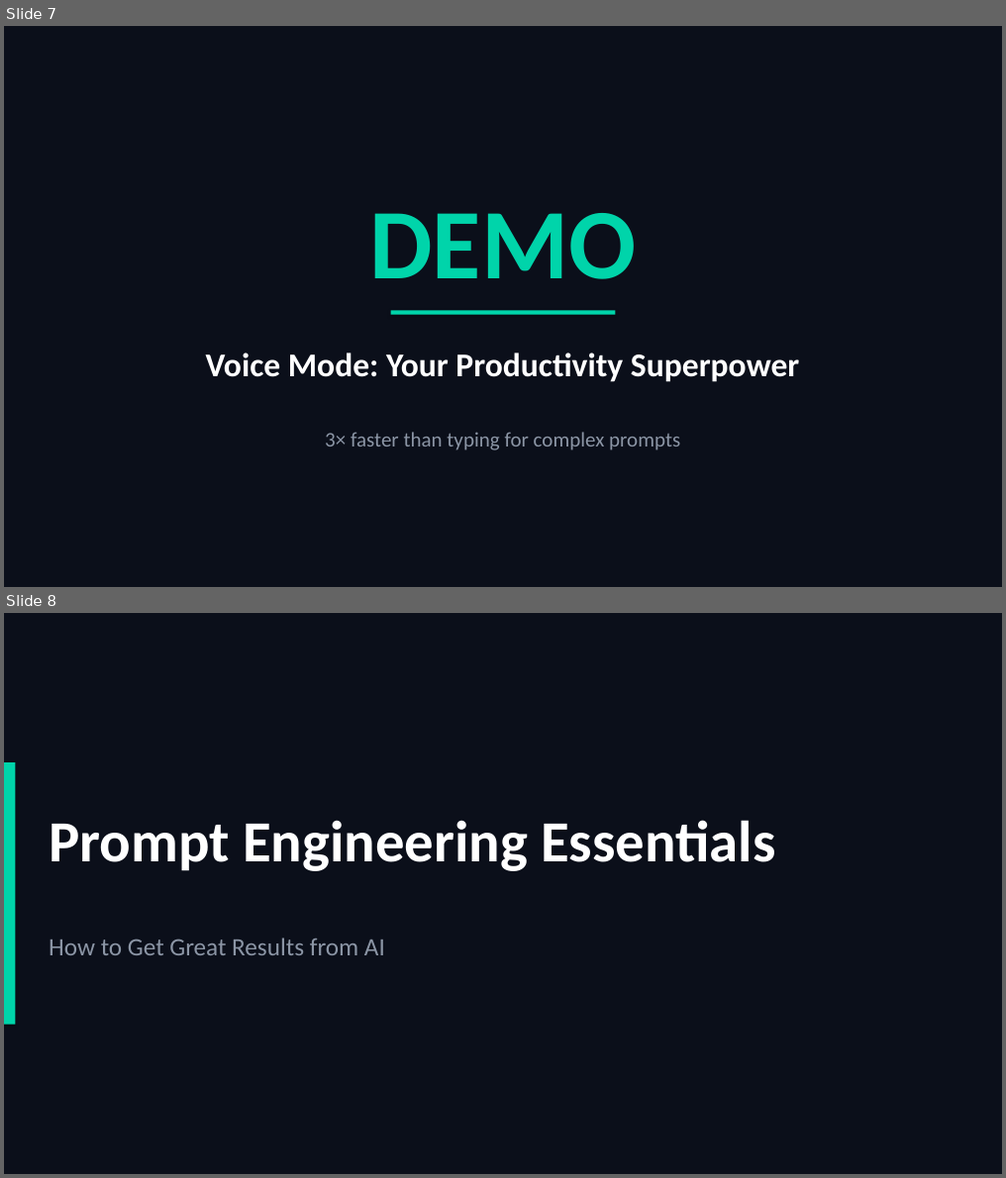
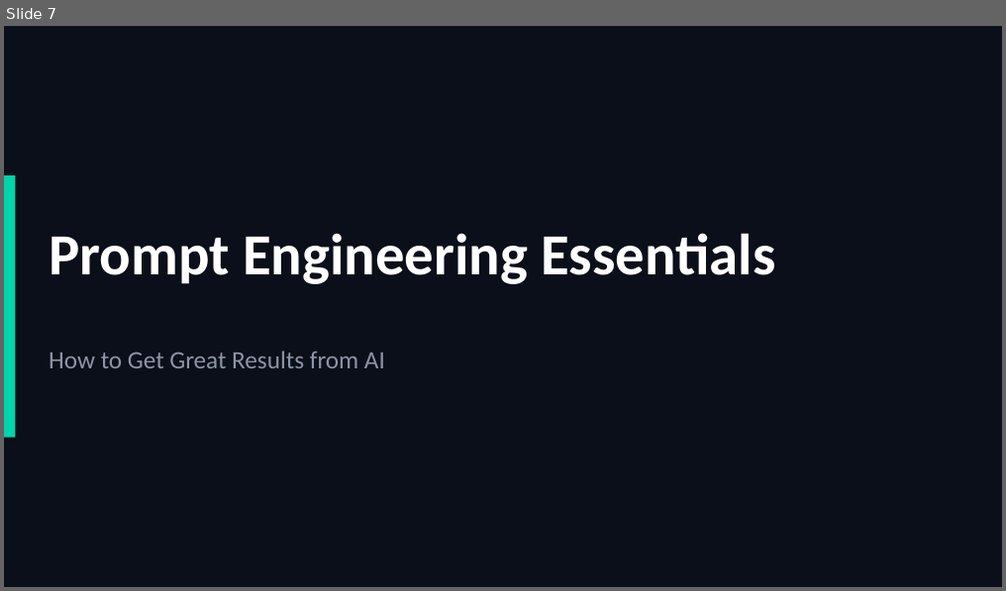
Before and after one commit to scottrhay/AIA-ClaudeCopilot, a slide deck: slides/Day1_Claude_for_Business.pptx. Shown one above the other, each under a label of ours: slides 7 and 8 before the commit, slide 7 after it. The pictures are 1006x1178 and 1006x591 pixels, drawn with LibreOffice and Linux fonts; fonts in the diff are those of the drawing. Boxes give left, top, right and bottom in pixels: in the first picture for what was removed or moved away, otherwise in the second. Text is boxed around its words. In the diff, an @@ line names an element or a change of style, - is before the commit and + after.

```diff
--- a/slides/Day1_Claude_for_Business.pptx
+++ b/slides/Day1_Claude_for_Business.pptx
@@ slide 7 removed at (x1=4, y1=26, x2=1002, y2=587), background #0B0F1A @@
@@ text removed at (x1=369, y1=213, x2=636, y2=279) @@
-DEMO
@@ rectangle removed at (x1=391, y1=310, x2=616, y2=315) @@
@@ text removed at (x1=206, y1=353, x2=799, y2=382) @@
-Voice Mode: Your Productivity Superpower
@@ text removed at (x1=325, y1=432, x2=680, y2=451) @@
-3× faster than typing for complex prompts
@@ what was slide 8 is now slide 7 @@
```
Also in this commit, not shown: 1 slide changed, 1 slide added, 3 other files.
